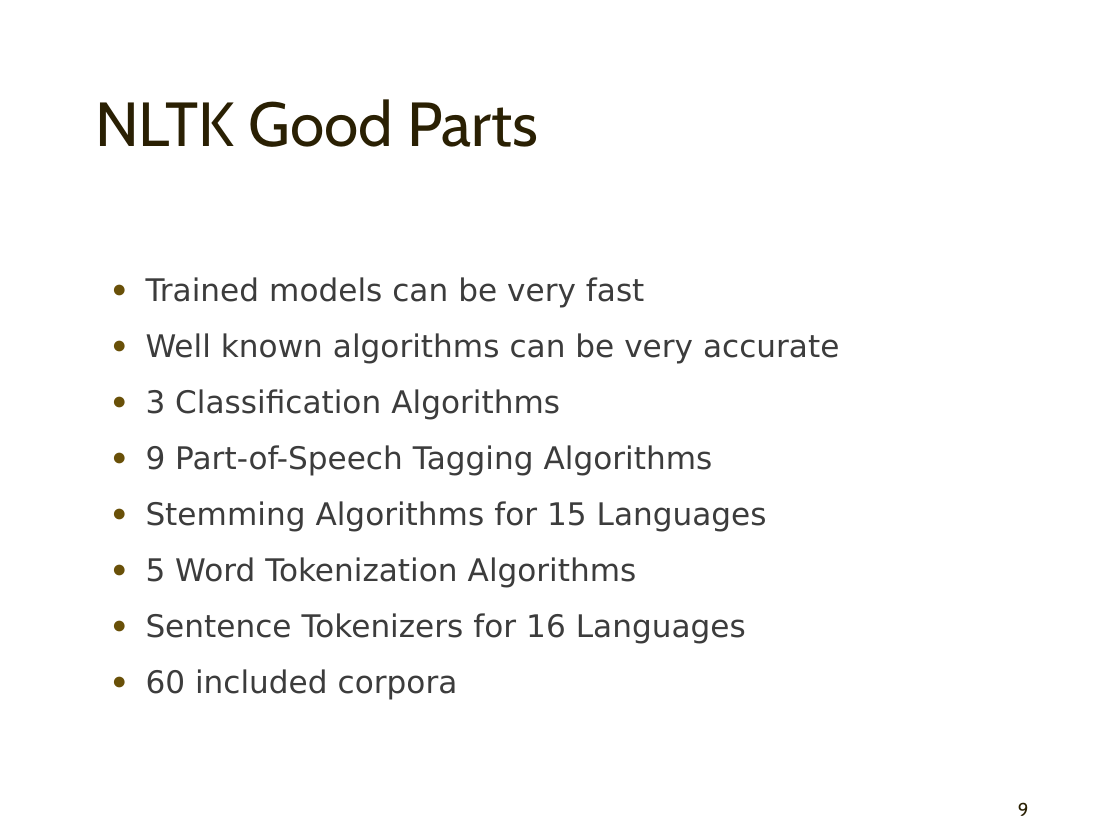
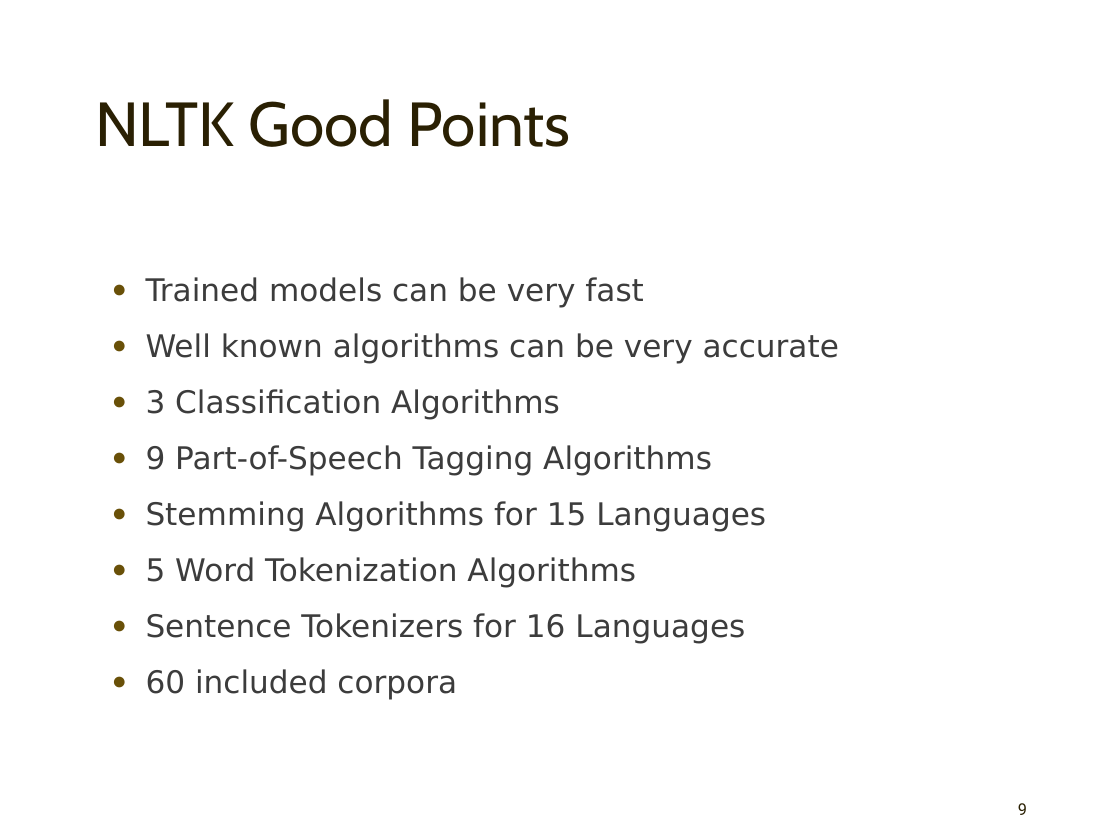
Before and after one commit to mahozad/presentations, a slide deck: slide 9 of nltk.pptx. Drawn at 1120x840 pixels with LibreOffice and Linux fonts; fonts in the diff are those of the drawing. Boxes give left, top, right and bottom in pixels: in the first picture for what was removed or moved away, otherwise in the second. Text is boxed around its words. In the diff, an @@ line names an element or a change of style, - is before the commit and + after.

```diff
--- a/nltk.pptx
+++ b/nltk.pptx
@@ title at (95,99,570,147): text changed @@
-NLTK Good Parts
+NLTK Good Points
@@ page number at (1018,803,1027,815): size 12 to 10.5 pt, font Cabin to Roboto @@
```
Also in this commit, not shown: 13 other slides changed, 2 slides added, 1 slide removed.
